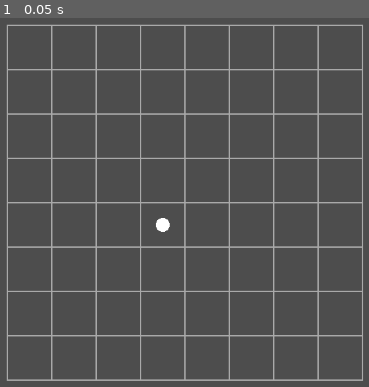
Above: before the commit, frame 1.
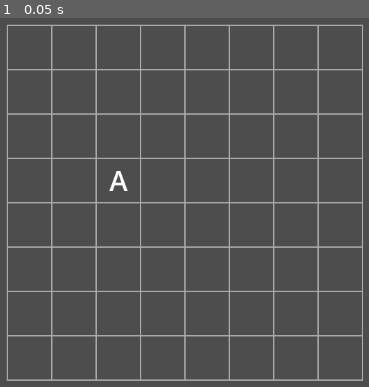
Above: after the commit, the same moment.

Repository: fehudma/godot_projects
Game: Godot game, scene res://Scenes/game.tscn
Same seed, same stepped clock (60 frames per second), same inputs: the game is played once before the commit and once after it.
Inputs:
- Up to frame 1 (0.05 s): no input

The runs differ from the first frame. In frame 1, 0.2% of the frame differs, in the area x 29-47%, y 41-58%.

Commit message:
added Piece class

Diff:
--- a/Scenes/board.gd
+++ b/Scenes/board.gd
@@ -4,7 +4,10 @@
 const COLUMNS: int = 8
 const ROWS: int = 8
 const CELL_SIZE:int = 64
-const TEST_CELL := Vector2i(3, 4)
+
+#
+const PIECE_SCENE: PackedScene = preload("res://scenes/piece.tscn")
+
 #==========================HELPERS
 func grid_to_pixel(column: int, row: int) -> Vector2:
 	return Vector2(
@@ -29,7 +32,7 @@
 
 			draw_rect(cell_rectangle, Color.DARK_GRAY, false, 2.0)
 
-	draw_circle(grid_to_pixel(TEST_CELL.x, TEST_CELL.y), 10.0, Color.WHITE)
+
 #
 func pixel_to_grid(pixel_position: Vector2) -> Vector2i:
 	return Vector2i(
@@ -48,7 +51,7 @@
 
 #==========================INIT
 func _ready() -> void:
-	print(is_inside_board(Vector2i(0, 0)))
-	print(is_inside_board(Vector2i(7, 7)))
-	print(is_inside_board(Vector2i(8, 7)))
-	print(is_inside_board(Vector2i(-1, 0)))
+	var piece: Piece = PIECE_SCENE.instantiate()
+	add_child(piece)
+	piece.position = grid_to_pixel(2, 3)
+	piece.set_letter("A")
--- /dev/null
+++ b/Scenes/piece.gd
@@ -0,0 +1,16 @@
+extends Node2D
+
+class_name Piece
+
+@onready var letter_label: Label = $LetterLabel
+
+var letter: String = "A"
+
+
+func _ready() -> void:
+	set_letter(letter)
+
+
+func set_letter(new_letter: String) -> void:
+	letter = new_letter
+	letter_label.text = letter
--- /dev/null
+++ b/Scenes/piece.tscn
@@ -0,0 +1,16 @@
+[gd_scene format=3 uid="uid://dc4xwiv50mh5b"]
+
+[ext_resource type="Script" uid="uid://25bu638bkpbe" path="res://Scenes/piece.gd" id="1_jf0mb"]
+
+[node name="Piece" type="Node2D" unique_id=1511509596]
+script = ExtResource("1_jf0mb")
+
+[node name="LetterLabel" type="Label" parent="." unique_id=1078730243]
+offset_left = -32.0
+offset_top = -32.0
+offset_right = 32.0
+offset_bottom = 32.0
+theme_override_font_sizes/font_size = 40
+text = "X"
+horizontal_alignment = 1
+vertical_alignment = 1
Not shown, added: Scenes/piece.gd.uid
